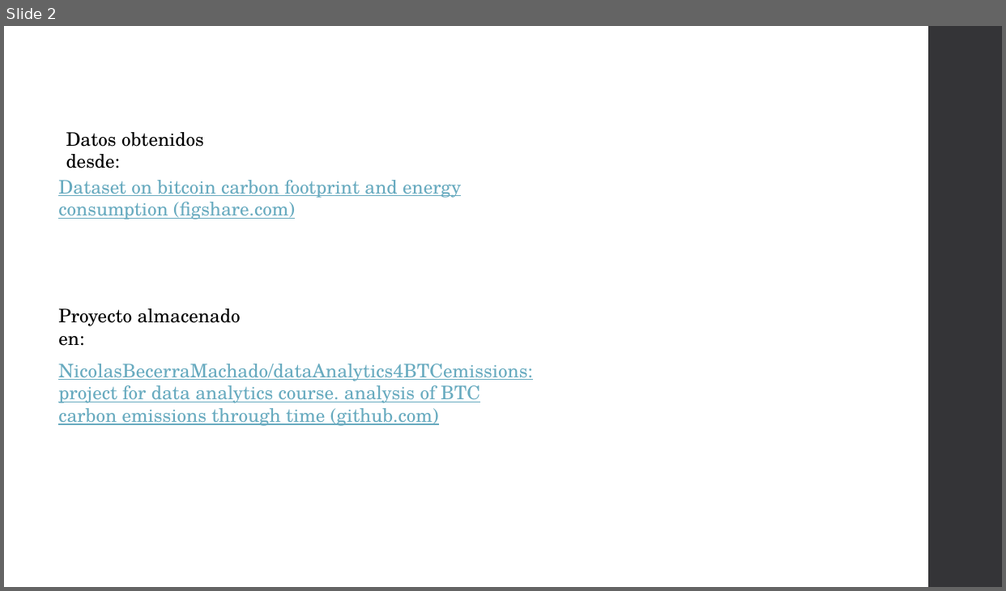
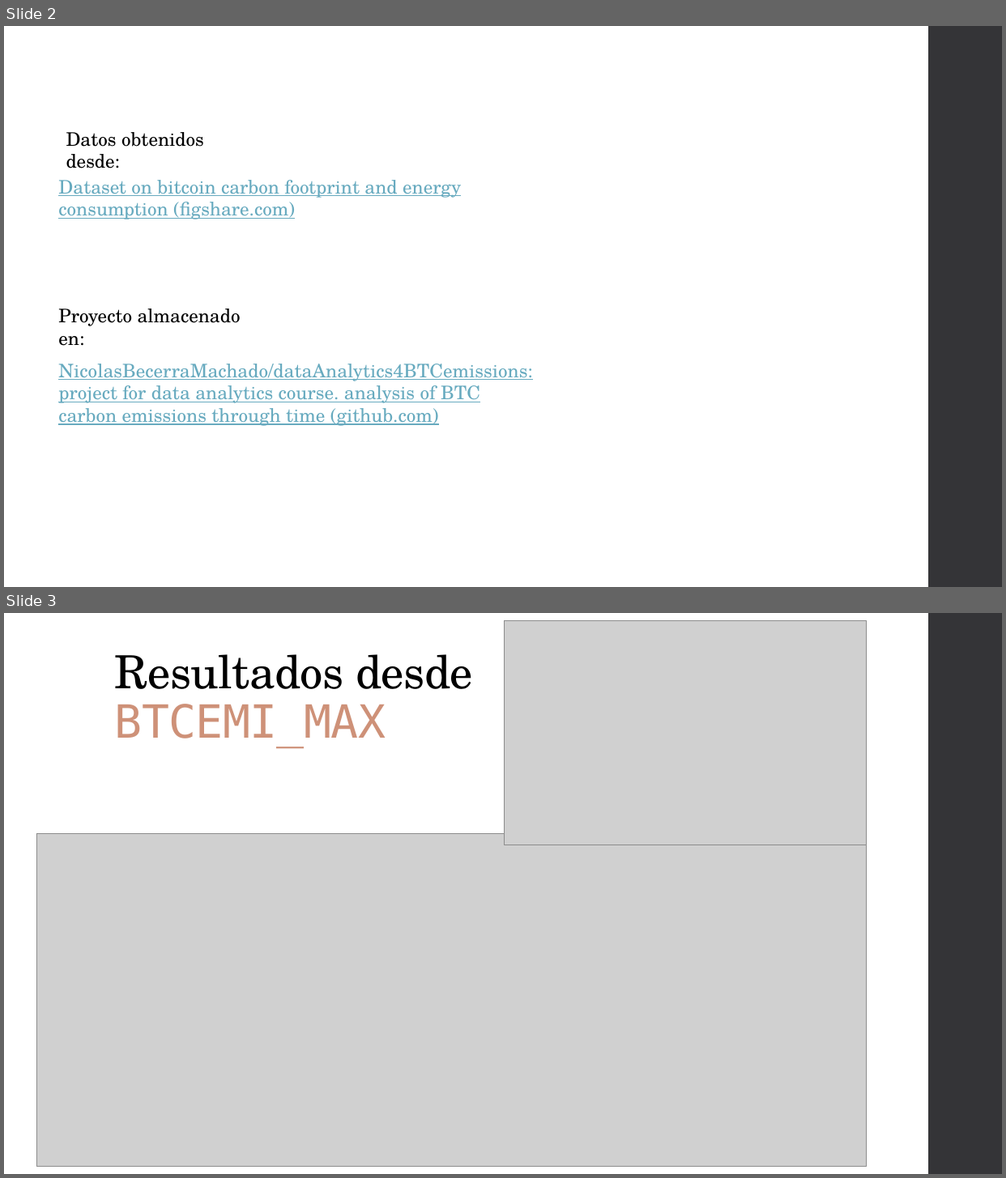
Before and after one commit to NicolasBecerraMachado/dataAnalytics4BTCemissions, a slide deck: BTC C02 emissions.pptx. Shown one above the other, each under a label of ours: slide 2 before the commit, slides 2 and 3 after it. The pictures are 1006x591 and 1006x1178 pixels, drawn with LibreOffice and Linux fonts; fonts in the diff are those of the drawing; grey boxes stand for pictures. Boxes give left, top, right and bottom in pixels: in the first picture for what was removed or moved away, otherwise in the second. Text is boxed around its words. In the diff, an @@ line names an element or a change of style, - is before the commit and + after.

```diff
--- a/BTC C02 emissions.pptx
+++ b/BTC C02 emissions.pptx
@@ slide 3 added at [4,613,1002,1174], background #FFFFFF; not listed: 1 template element that a slide beside it also shows @@
@@ picture added at [504,620,867,845] @@
@@ title added at [115,654,473,747], 44 pt, text #000000 @@
+Resultados desde
+BTCEMI_MAX
@@ picture added at [37,834,867,1166] @@
```
Also in this commit, not shown: 1 slide changed, 2 other slides added, 1 slide removed, 8 other files.
